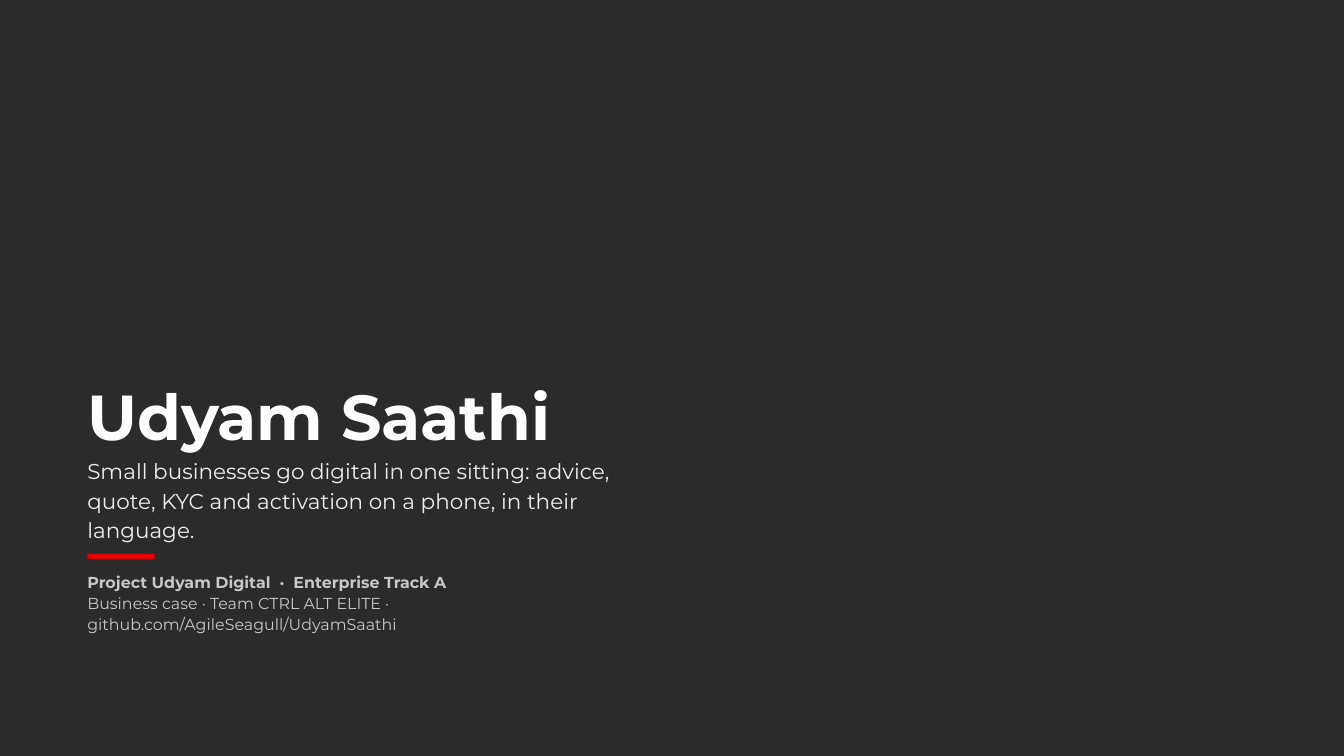
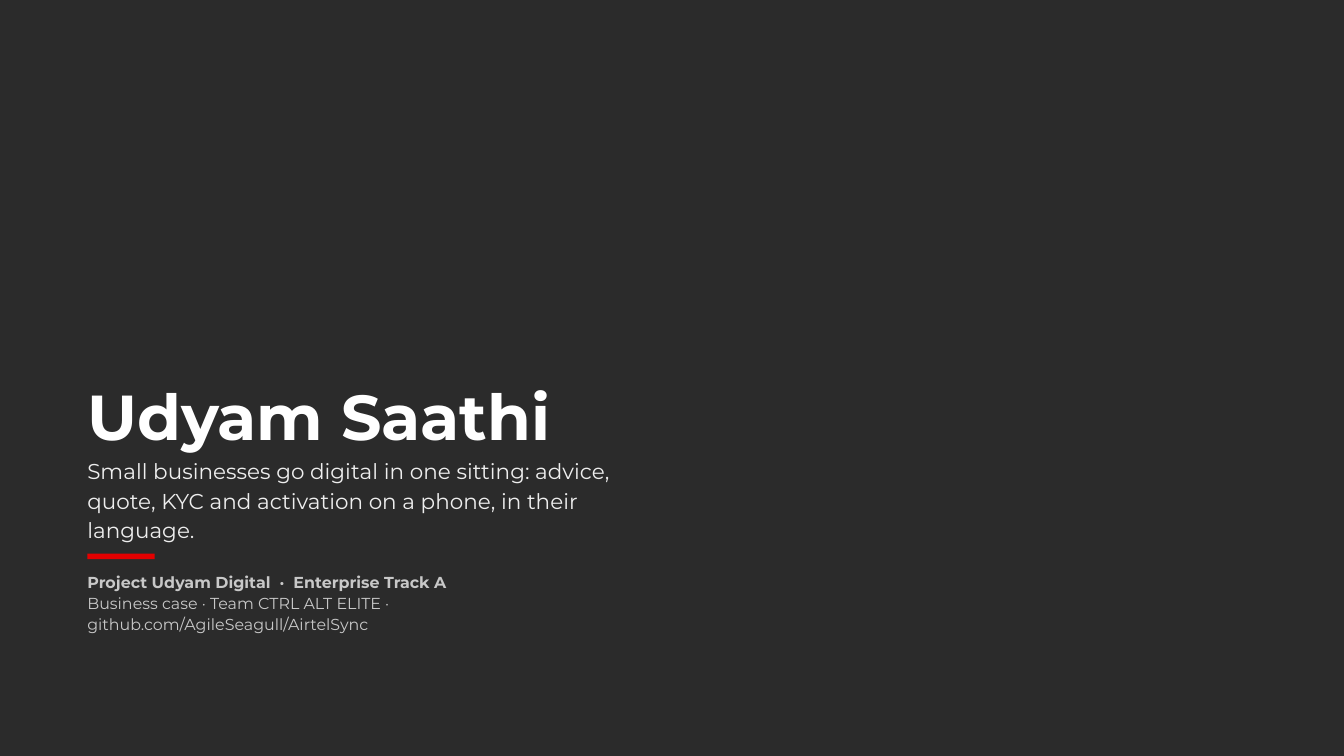
Before and after one commit to AgileSeagull/AirtelSync, a slide deck: slide 1 of docs/deck/UdyamSaathi_Business_Case.pptx. Drawn at 1344x756 pixels with LibreOffice and Linux fonts; fonts in the diff are those of the drawing; background and template pictures are left out; a plain dark background stands for a picture behind light text. Boxes give left, top, right and bottom in pixels: in the first picture for what was removed or moved away, otherwise in the second. Text is boxed around its words. In the diff, an @@ line names an element or a change of style, - is before the commit and + after.

```diff
--- a/docs/deck/UdyamSaathi_Business_Case.pptx
+++ b/docs/deck/UdyamSaathi_Business_Case.pptx
@@ text at [87, 597, 381, 633]: text changed @@
-Business case · Team CTRL ALT ELITE · github.com/AgileSeagull/UdyamSaathi
+Business case · Team CTRL ALT ELITE · github.com/AgileSeagull/AirtelSync
```
Also in this commit, not shown: 1 other slide changed, 11 other files.
